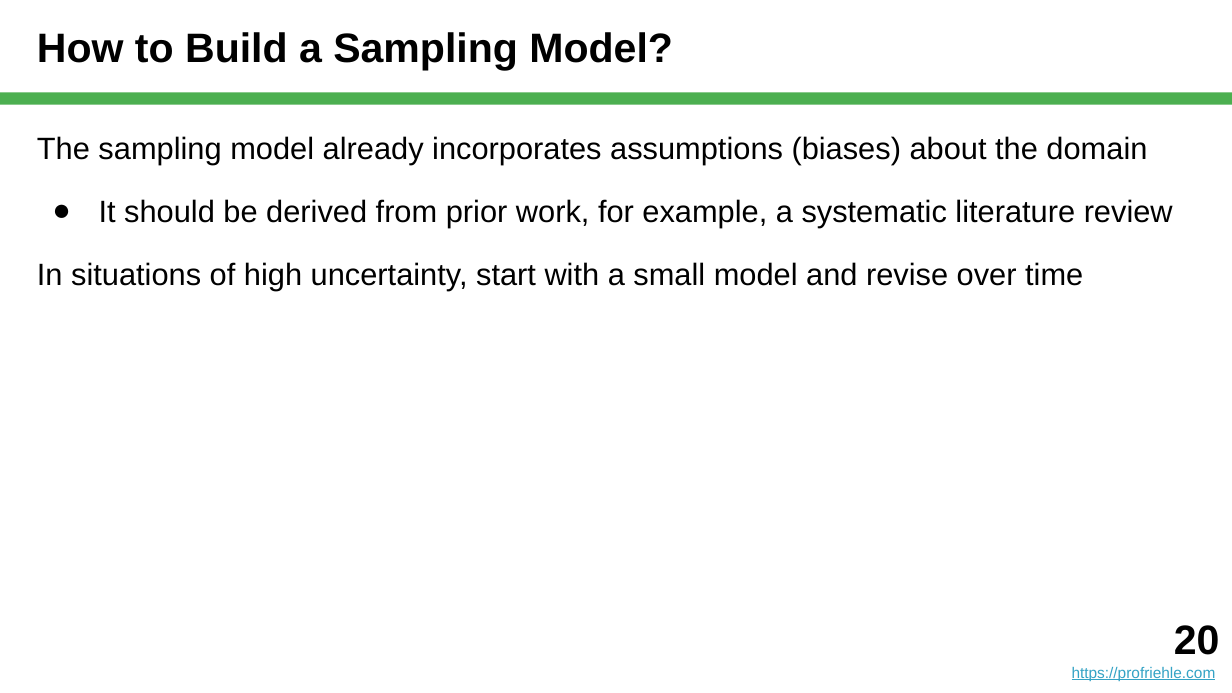
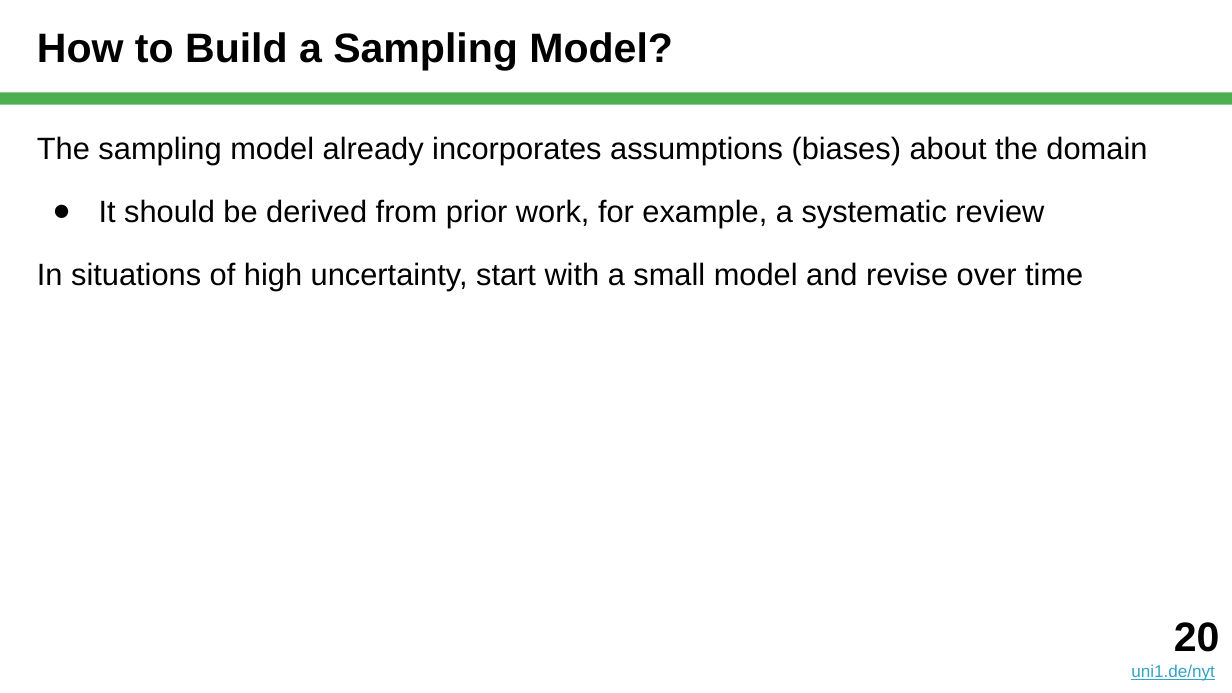
Before and after one commit to dirkriehle/nyt-course, a slide deck: slide 20 of Lecture slides/NYT C03 - Qualitative Surveys.pptx. Drawn at 1232x693 pixels with LibreOffice and Linux fonts; fonts in the diff are those of the drawing. Boxes give left, top, right and bottom in pixels: in the first picture for what was removed or moved away, otherwise in the second. Text is boxed around its words. In the diff, an @@ line names an element or a change of style, - is before the commit and + after.

```diff
--- a/Lecture slides/NYT C03 - Qualitative Surveys.pptx
+++ b/Lecture slides/NYT C03 - Qualitative Surveys.pptx
@@ text at (x1=99, y1=199, x2=1044, y2=228): text changed @@
-● It should be derived from prior work, for example, a systematic literature review
+● It should be derived from prior work, for example, a systematic review
@@ text moved from (x1=1072, y1=625, x2=1220, y2=681) to (x1=1131, y1=622, x2=1220, y2=681) @@
@@ text at (x1=1131, y1=664, x2=1214, y2=681): text changed; size 9 to 10 pt @@
-https://profriehle.com
+uni1.de/nyt
```
Also in this commit, not shown: 41 other slides changed, 22 other files.
